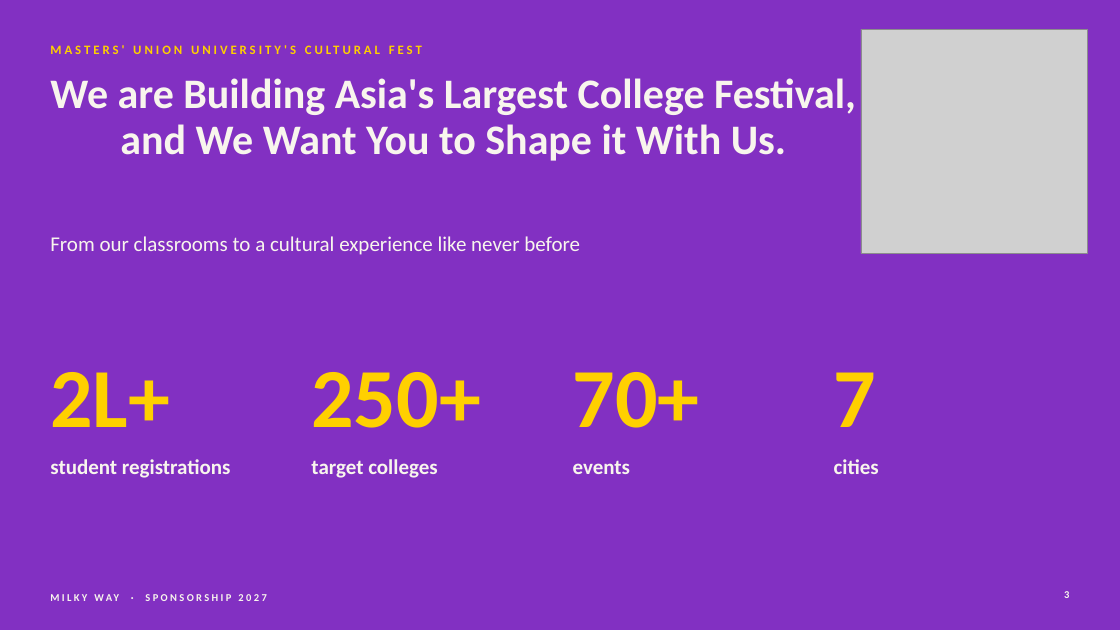
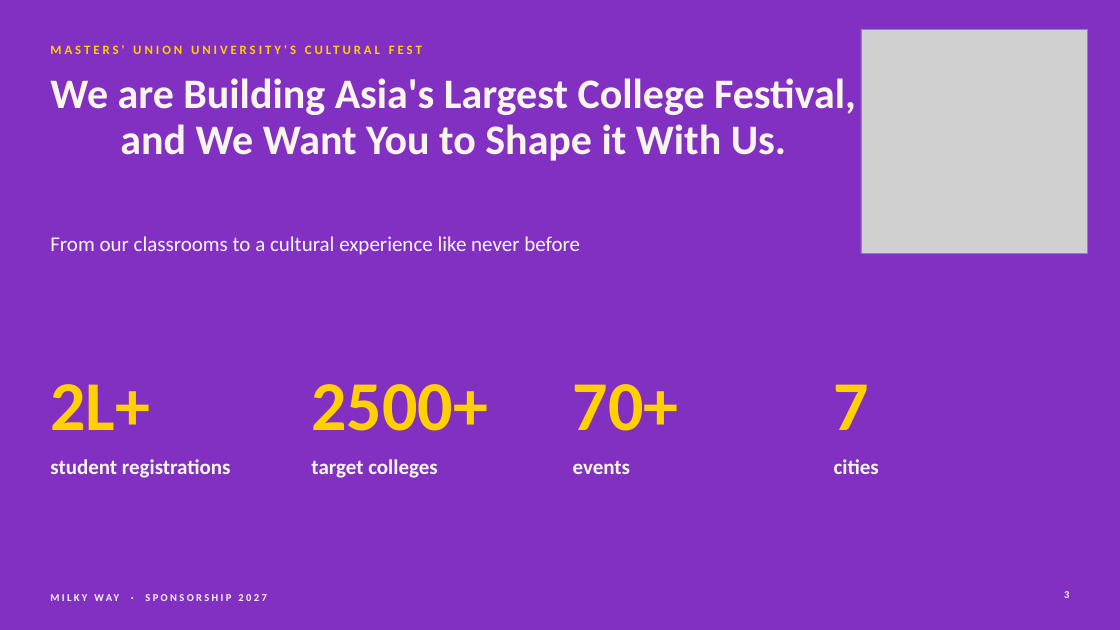
Before and after one commit to adityamittal2103/milkywayspons, a slide deck: slide 3 of deck/Milky-Way-Sponsorship-2027.pptx. Drawn at 1120x630 pixels with LibreOffice and Linux fonts; fonts in the diff are those of the drawing; grey boxes stand for pictures. Boxes give left, top, right and bottom in pixels: in the first picture for what was removed or moved away, otherwise in the second. Text is boxed around its words. In the diff, an @@ line names an element or a change of style, - is before the commit and + after.

```diff
--- a/deck/Milky-Way-Sponsorship-2027.pptx
+++ b/deck/Milky-Way-Sponsorship-2027.pptx
@@ size 72 to 60 pt in 3 elements at [50, 384, 150, 430], [573, 384, 679, 431], [834, 384, 869, 430] @@
@@ text at [311, 384, 488, 431]: text changed; size 72 to 60 pt @@
-250+
+2500+
```
Also in this commit, not shown: 2 other slides changed, 11 other files.
